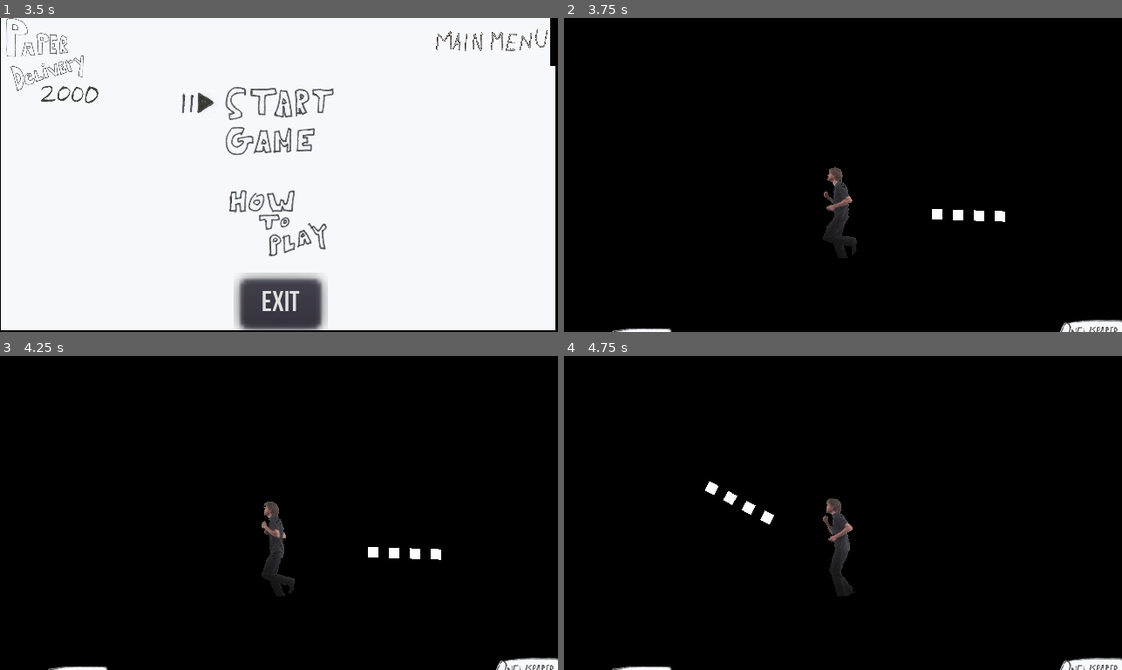
Above: before the commit, frames 1-4 (two rows, left to right).
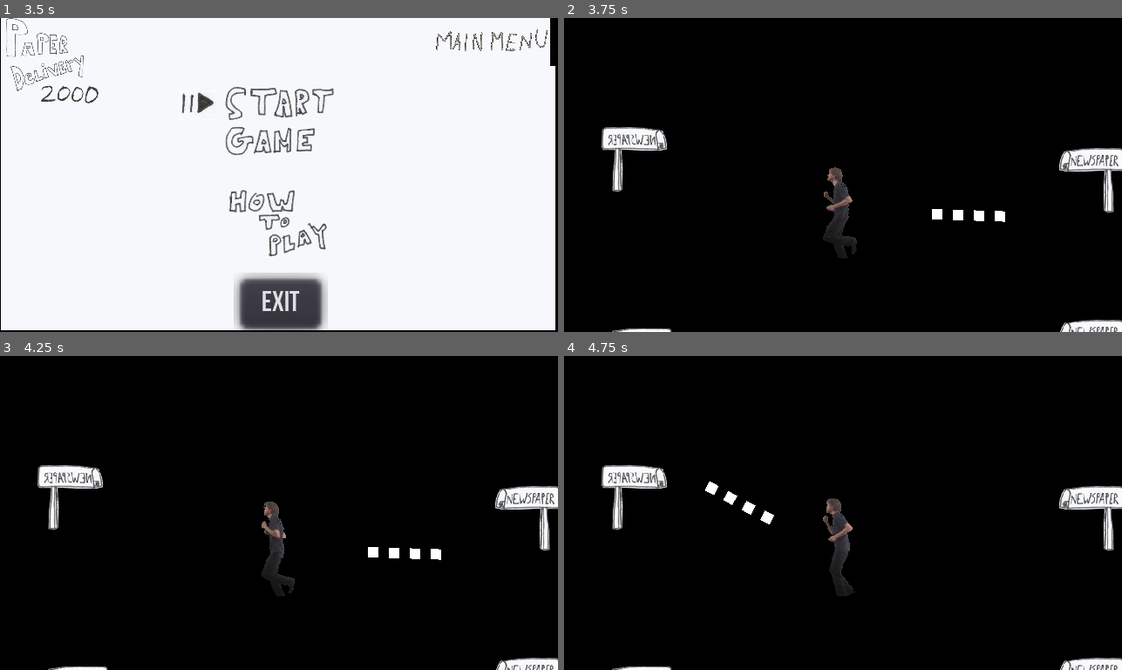
Above: after the commit, the same moments.

Repository: granumignis/PaperDelivery2000
Game: Godot game, scene res://UI/TitleScreen.tscn
Two runs of this game, one before a commit and one after it. Both use one fixed random seed, a clock stepped at 60 frames per second and the inputs below.
Inputs (mouse positions are in pixels of both pictures, inside the frame that each line leads up to):
- Up to frame 1 (3.5 s): tap Enter (Menu_ChooseOption) at 0.5, 2 s; move the mouse to (401, 159) at 0.52 s; hold Right (ui_right) 0.53-1.28 s; tap Space at 1.25, 2.75 s; move the mouse to (167, 190) at 1.27 s; hold Down (ui_down) 1.28-2.03 s; move the mouse to (334, 105) at 2.02 s; hold Right (ui_right) 2.03-2.78 s; move the mouse to (251, 237) at 2.77 s; hold Up (ui_up) from 2.78 s (still down)
- Up to frame 2 (3.75 s): tap Enter (Menu_ChooseOption) at 3.5 s; move the mouse to (1010, 222) at 3.52 s; release Up (ui_up) at 3.53 s; hold Left (ui_left) from 3.53 s (still down)
- Up to frame 3 (4.25 s): keep holding Left (ui_left); tap Enter (Menu_ChooseOption) at 4.15 s
- Up to frame 4 (4.75 s): keep holding Left (ui_left); move the mouse to (675, 465) at 4.27 s

Frame 1 is identical in both runs. In frame 2, 2.1% of the frame differs, in the area x 6-100%, y 34-62%; in frame 3, 2.1%; in frame 4, 2.1%.

Commit message:
Moved the mailboxes all very close to the player to make it clearer where they all are (for now)

Diff:
--- a/Level00.tscn
+++ b/Level00.tscn
@@ -37,19 +37,19 @@
 scale = Vector2( 3, 3 )
 
 [node name="MailBox3" parent="." instance=ExtResource( 1 )]
-position = Vector2( 239.896, 84.6813 )
+position = Vector2( 154.177, 34.3331 )
 scale = Vector2( 3, 3 )
 
 [node name="MailBox4" parent="." instance=ExtResource( 1 )]
-position = Vector2( 24.0313, -10.5442 )
+position = Vector2( 25.3244, 28.3466 )
 scale = Vector2( -3, 3 )
 
 [node name="MailBox5" parent="." instance=ExtResource( 1 )]
-position = Vector2( 107.915, -52.8153 )
+position = Vector2( 61.5995, 87.9387 )
 scale = Vector2( -3, 3 )
 
 [node name="MailBox6" parent="." instance=ExtResource( 1 )]
-position = Vector2( 271.94, -10.2884 )
+position = Vector2( 119.205, 87.9387 )
 scale = Vector2( -3, 3 )
 
 [node name="ExtraPapers" parent="." instance=ExtResource( 5 )]
Not shown, changed: Errata/playtest-results-07-20-2020.txt
